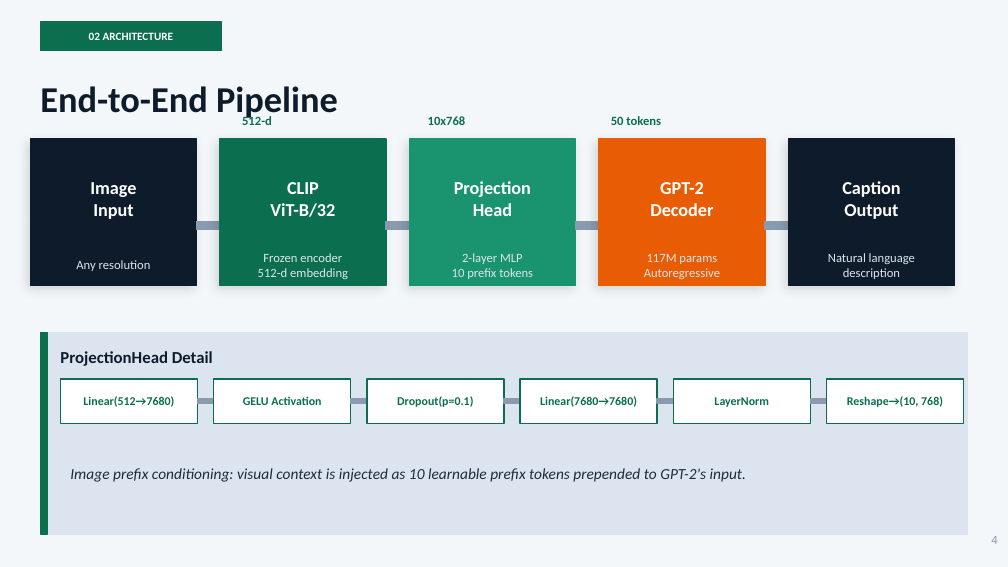
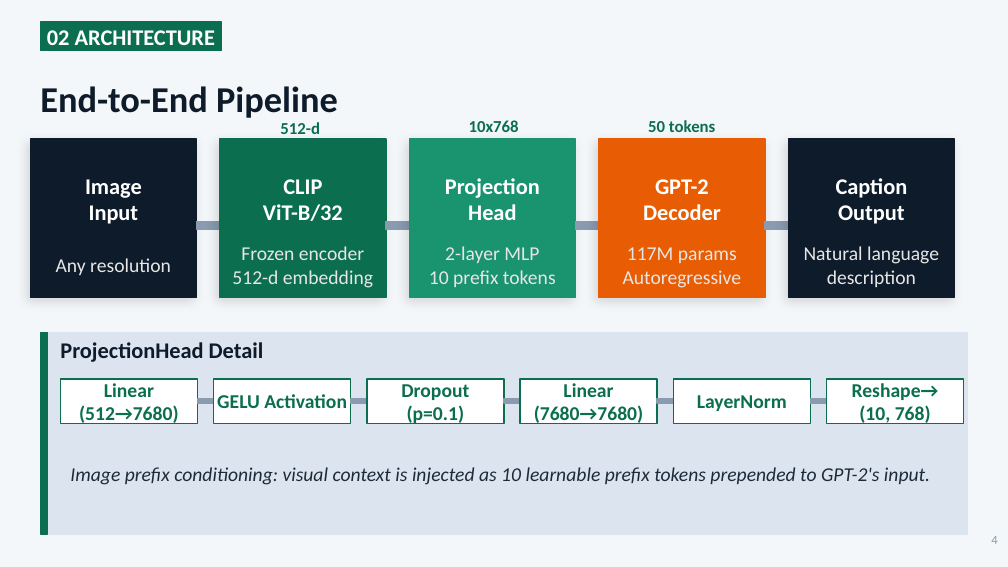
Before and after one commit to lequo-neu/Generative_Project, a slide deck: slide 4 of reports/Generative_Presentation_Group8.pptx. Drawn at 1008x567 pixels with LibreOffice and Linux fonts; fonts in the diff are those of the drawing. Boxes give left, top, right and bottom in pixels: in the first picture for what was removed or moved away, otherwise in the second. Text is boxed around its words. In the diff, an @@ line names an element or a change of style, - is before the commit and + after.

```diff
--- a/reports/Generative_Presentation_Group8.pptx
+++ b/reports/Generative_Presentation_Group8.pptx
@@ text "02 ARCHITECTURE" at [47, 30, 215, 45]: size 8 to 16 pt @@
@@ text "512-d": place and size @@
-text "512-d" at [242, 114, 272, 125]
+text "512-d" at [280, 122, 320, 134]
@@ size 9 to 12 pt in 3 elements at [648, 120, 715, 132], [280, 122, 320, 134], [469, 120, 519, 132] @@
@@ text "10x768": place and size @@
-text "10x768" at [428, 116, 466, 125]
+text "10x768" at [469, 120, 519, 132]
@@ text "50 tokens": place and size @@
-text "50 tokens" at [611, 116, 661, 125]
+text "50 tokens" at [648, 120, 715, 132]
@@ rectangle: place and size @@
-rectangle at [30, 139, 197, 285]
+rectangle at [30, 139, 197, 297]
@@ rectangle: place and size @@
-rectangle at [220, 139, 386, 285]
+rectangle at [220, 139, 386, 297]
@@ rectangle: place and size @@
-rectangle at [409, 139, 576, 285]
+rectangle at [409, 139, 576, 297]
@@ rectangle: place and size @@
-rectangle at [599, 139, 765, 285]
+rectangle at [599, 139, 765, 297]
@@ rectangle: place and size @@
-rectangle at [788, 139, 955, 285]
+rectangle at [788, 139, 955, 297]
@@ size 13 to 16 pt in 5 elements at [85, 179, 142, 224], [263, 179, 343, 221], [445, 178, 540, 220], [643, 179, 721, 220], [836, 178, 908, 224] @@
@@ size 9 to 14 pt, text colour #DCE5EF to #E7E6E6 in 5 elements at [56, 258, 171, 275], [232, 246, 373, 288], [429, 246, 556, 287], [623, 247, 742, 288], [804, 246, 939, 287] @@
@@ text "ProjectionHead Detail": place and size @@
-text "ProjectionHead Detail" at [60, 351, 213, 366]
+text "ProjectionHead Detail" at [60, 342, 264, 362]
@@ text "ProjectionHead Detail" at [60, 342, 264, 362]: size 12 to 16 pt @@
@@ text at [79, 383, 179, 424]: text changed; size 8.5 to 14 pt @@
-Linear(512→7680)
+Linear
+(512→7680)
@@ text "GELU Activation" at [217, 394, 347, 408]: size 8.5 to 14 pt @@
@@ text at [401, 384, 469, 424]: text changed; size 8.5 to 14 pt @@
-Dropout(p=0.1)
+Dropout
+(p=0.1)
@@ text at [534, 383, 643, 424]: text changed; size 8.5 to 14 pt @@
-Linear(7680→7680)
+Linear
+(7680→7680)
@@ text "LayerNorm" at [697, 395, 787, 411]: size 8.5 to 14 pt @@
@@ text at [852, 383, 939, 424]: text changed; size 8.5 to 14 pt @@
-Reshape→(10, 768)
+Reshape→
+(10, 768)
@@ text "Image prefix conditioning: visual context ..." at [70, 467, 930, 485]: size 11 to 14 pt @@
```
Also in this commit, not shown: 14 other slides changed, 4 other files.
